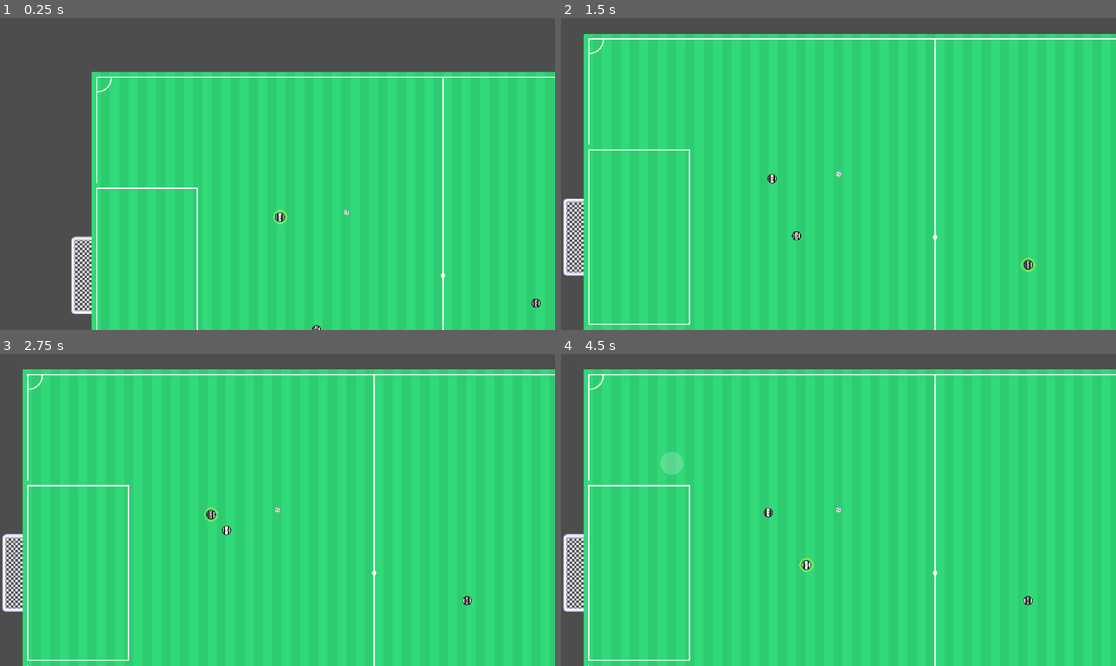
Above: before the commit, frames 1-4 (two rows, left to right).
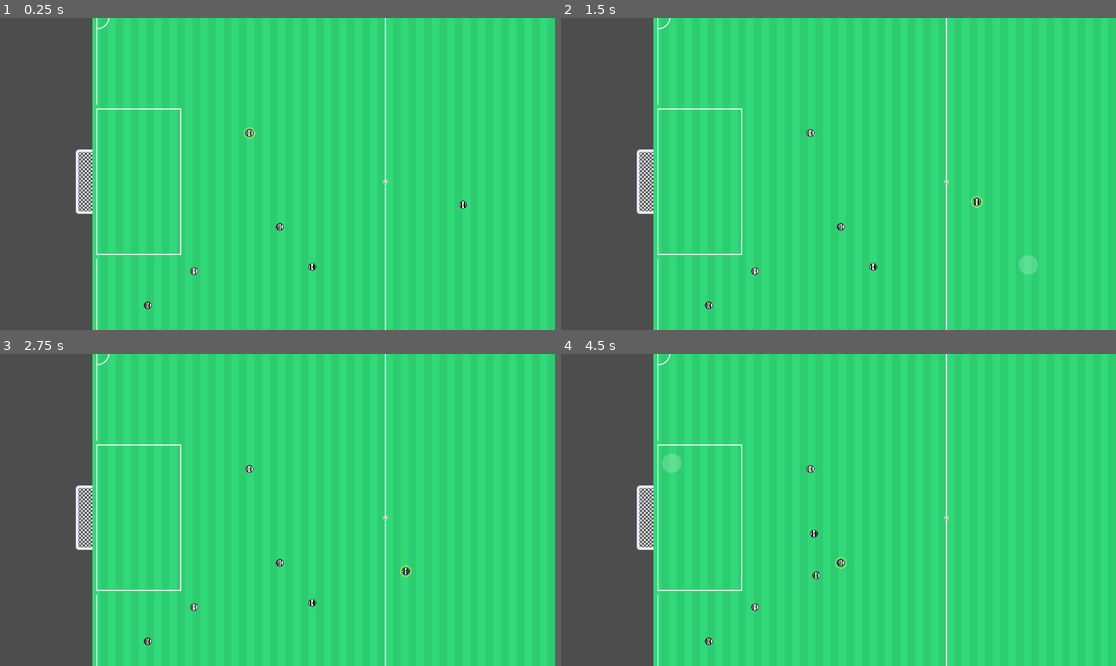
Above: after the commit, the same moments.

Repository: vikkio88/appalla
Game: Godot game, scene res://scenes/Match.tscn
Same seed, same stepped clock (60 frames per second), same inputs: the game is played once before the commit and once after it.
Inputs (mouse positions are in pixels of both pictures, inside the frame that each line leads up to):
- Up to frame 1 (0.25 s): no input
- Up to frame 2 (1.5 s): move the mouse to (788, 189) at 0.52 s; tap S (S) at 0.6 s; click (788, 189) at 0.67 s; move the mouse to (1027, 264) at 1.27 s; click (1027, 264) at 1.35 s
- Up to frame 3 (2.75 s): tap S (S) at 1.55, 2.1 s; move the mouse to (227, 531) at 2.02 s; click (227, 531) at 2.17 s
- Up to frame 4 (4.5 s): move the mouse to (810, 572) at 2.77 s; tap S (S) at 2.85, 3.8, 4.35 s; click (810, 572) at 2.92 s; move the mouse to (1005, 556) at 3.52 s; press the mouse at (1005, 556) at 3.53 s; move the mouse to (672, 463) at 4.27 s; release the mouse at (672, 463) at 4.28 s; click (672, 463) at 4.42 s

The runs differ from the first frame. In frame 1, 17% of the frame differs, in the area x 12-100%, y 0-100%; in frame 2, 19%, in the area x 0-100%, y 0-100%; in frame 3, 19%; in frame 4, 19%.

Commit message:
adding positions to player, camera smoothing

Diff:
--- a/libs/Enums.gd
+++ b/libs/Enums.gd
@@ -1,7 +1,4 @@
 extends Node
 class_name Enums
 
-enum TeamSide {
-	Home,
-	Away
-}
+enum TeamSide { Home, Away }
--- a/models/actors/players/player.gd
+++ b/models/actors/players/player.gd
@@ -1,6 +1,5 @@
 extends CharacterBody2D
 class_name Player
-
 
 @onready var shirt_number = $shirt_number
 @onready var sprite := $sprite
@@ -8,6 +7,8 @@
 
 @export var number: int = 0
 @export var team: Enums.TeamSide = Enums.TeamSide.Home
+@export var defense_position: Vector2 = Vector2.ZERO
+@export var attack_position: Vector2 = Vector2.ZERO
 
 const MAX_SPEED := 200.0
 const TARGET_NEARBY := 15.0
--- a/models/pitch/pitch.gd
+++ b/models/pitch/pitch.gd
@@ -9,7 +9,7 @@
 
 
 func _on_home_goal_body_entered(body: Node2D) -> void:
-		if body is Ball:
-			if body.last_touched_by:
-				EventBus.scored_home_goal.emit(body.last_touched_by)
-			body.stop()
+	if body is Ball:
+		if body.last_touched_by:
+			EventBus.scored_home_goal.emit(body.last_touched_by)
+		body.stop()
--- a/scenes/Match.tscn
+++ b/scenes/Match.tscn
@@ -43,10 +43,12 @@
 [node name="Away" type="Node" parent="."]
 
 [node name="Ball" parent="." instance=ExtResource("3_d2rnv")]
-position = Vector2(440, 246)
+position = Vector2(607, 355)
 scale = Vector2(0.5, 0.5)
 
 [node name="MainCamera" parent="." node_paths=PackedStringArray("target") instance=ExtResource("5_y3yhn")]
+position = Vector2(383, 339)
+zoom = Vector2(1, 1)
 target = NodePath("../Ball")
 
 [node name="charger" type="ProgressBar" parent="."]
--- a/scenes/match.gd
+++ b/scenes/match.gd
@@ -1,13 +1,14 @@
 extends Node2D
+
+const CENTER = Vector2(607, 355)
 
 @onready var selected_player: Player = $Home/Player
 @onready var ball: Node2D = $Ball
 @onready var charger: ProgressBar = $charger
 @onready var pitch_sides = {
-	Enums.TeamSide.Home: $Home.get_children(),
-	Enums.TeamSide.Away: $Away.get_children()
+	Enums.TeamSide.Home: $Home.get_children(), Enums.TeamSide.Away: $Away.get_children()
 }
-@onready var camera:Camera2D = $MainCamera;
+@onready var camera: Camera2D = $MainCamera
 var hold_counter: float = 0
 @export var long_click: float = .20
 @export var max_long_click: float = 0.70
@@ -19,14 +20,15 @@
 func _ready() -> void:
 	EventBus.ball_possession_change.connect(self.ball_possession_changed)
 	EventBus.clicked_player.connect(self.player_was_clicked)
-	EventBus.scored_away_goal.connect(func(player:Player): goal(player, Enums.TeamSide.Away))
-	EventBus.scored_home_goal.connect(func(player:Player): goal(player, Enums.TeamSide.Home))
+	EventBus.scored_away_goal.connect(func(player: Player): goal(player, Enums.TeamSide.Away))
+	EventBus.scored_home_goal.connect(func(player: Player): goal(player, Enums.TeamSide.Home))
 	select_player($Home/Player as Player)
 
 
 func goal(player: Player, side: Enums.TeamSide):
 	print_debug("goal! side: %s player: %s" % [side, player.number])
-	ball.global_position = Vector2(450, 250)
+	ball.global_position = CENTER
+
 
 func select_next_player():
 	var players = pitch_sides[user_side] as Array[Player]
@@ -45,12 +47,12 @@
 	select_player(closest)
 
 
-
 func select_player(player: Player):
 	if selected_player:
 		selected_player.is_selected = false
 	selected_player = player
 	player.is_selected = true
+
 
 func player_was_clicked(player: Player):
 	print("clicked %s" % player.number)
@@ -89,7 +91,6 @@
 		if not selected_player.has_ball():
 			select_next_player()
 
-
 	if Input.is_action_just_released("Reset"):
 		ball.stop()
 		selected_player.stop()
--- a/utils/main_camera.gd
+++ b/utils/main_camera.gd
@@ -1,9 +1,17 @@
 extends Camera2D
 
 @export var target: Node2D
-@export var speed: float = 5.0
+@export var speed: float = 1.0
+const NEARBY_DISTANCE := 600.0
 
 
 func _process(delta: float) -> void:
-	if target:
-		global_position = global_position.lerp(target.global_position, delta * speed)
+	if not target:
+		return
+
+	var dx := target.global_position.x - global_position.x
+
+	if abs(dx) <= NEARBY_DISTANCE:
+		return
+
+	global_position.x = lerp(global_position.x, target.global_position.x, delta * speed)
